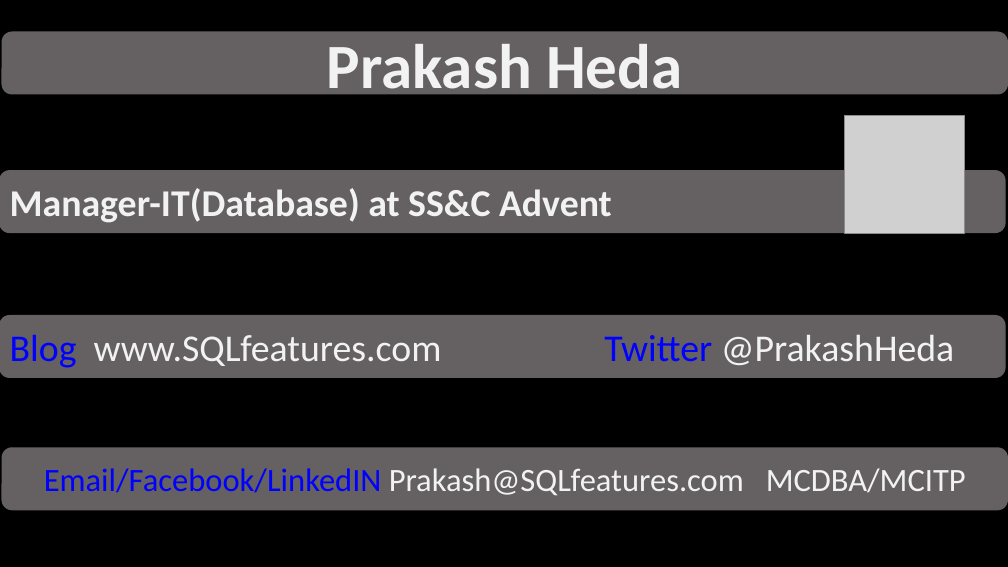
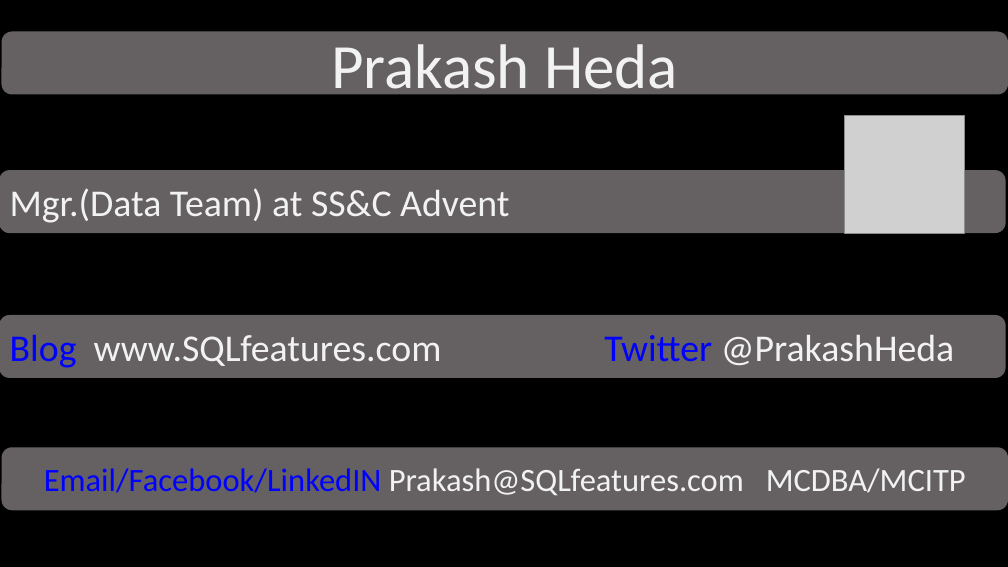
Before and after one commit to hedaprakash/SQLHealthCheck, a slide deck: slide 2 of Consolidated Essential Performance Health Check using PowerShell.pptx (slide 4 before the commit). Drawn at 1008x567 pixels with LibreOffice and Linux fonts; fonts in the diff are those of the drawing; grey boxes stand for pictures; background and template pictures are left out. Boxes give left, top, right and bottom in pixels: in the first picture for what was removed or moved away, otherwise in the second. Text is boxed around its words. In the diff, an @@ line names an element or a change of style, - is before the commit and + after.

```diff
--- a/Consolidated Essential Performance Health Check using PowerShell.pptx
+++ b/Consolidated Essential Performance Health Check using PowerShell.pptx
@@ rounded rectangle "Prakash Heda" at bbox=[2, 32, 1008, 95]: bold off @@
@@ text in rounded rectangle at bbox=[10, 188, 509, 223]: text changed; bold off @@
-Manager-IT(Database) at SS&C Advent
+Mgr.(Data Team) at SS&C Advent
```
Also in this commit, not shown: 12 other slides changed, 2 slides removed, 5 other files.
